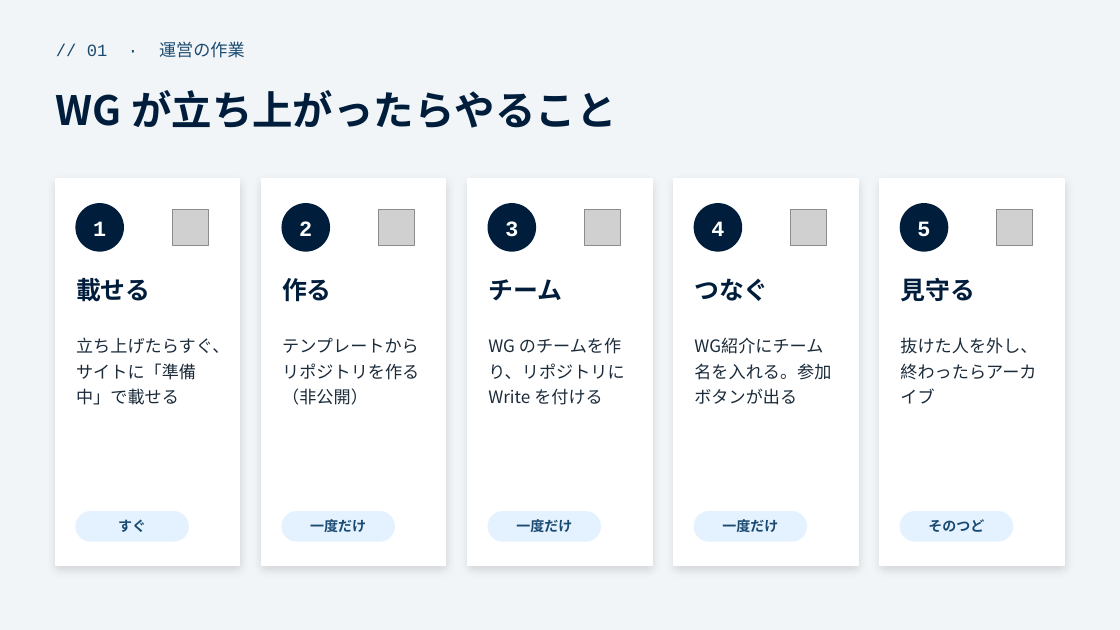
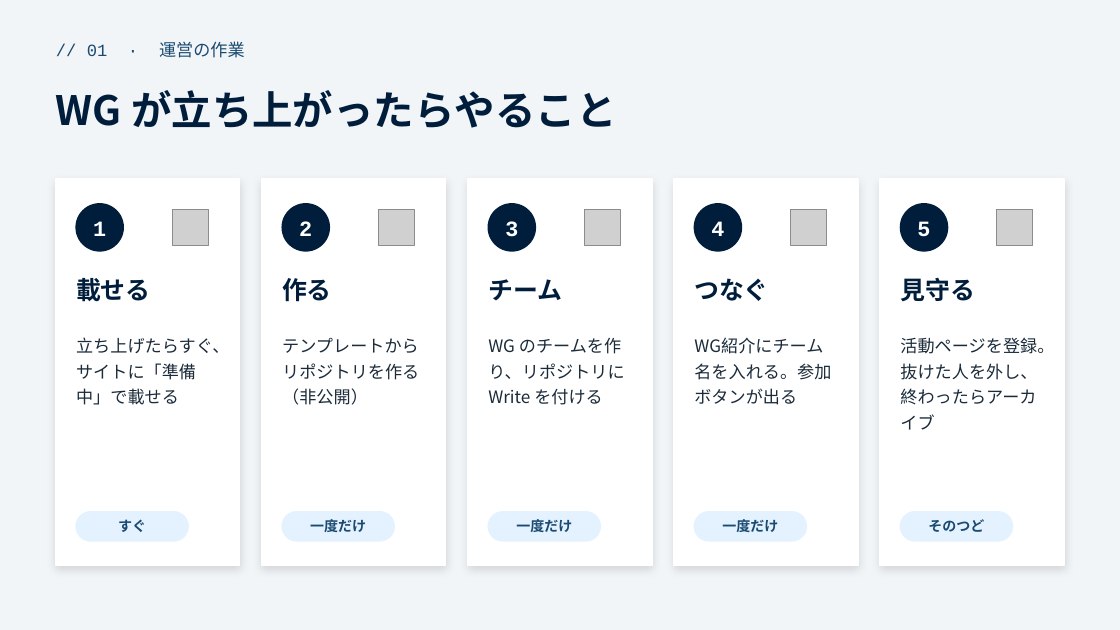
Before and after one commit to funITclub/homepage, a slide deck: slide 2 of static/guide/01_リポジトリの作り方と運用.pptx. Drawn at 1120x630 pixels with LibreOffice and Linux fonts; fonts in the diff are those of the drawing; grey boxes stand for pictures. Boxes give left, top, right and bottom in pixels: in the first picture for what was removed or moved away, otherwise in the second. Text is boxed around its words. In the diff, an @@ line names an element or a change of style, - is before the commit and + after.

```diff
--- a/static/guide/01_リポジトリの作り方と運用.pptx
+++ b/static/guide/01_リポジトリの作り方と運用.pptx
@@ text at [900, 337, 1054, 430]: text changed @@
-抜けた人を外し、終わったらアーカイブ
+活動ページを登録。抜けた人を外し、終わったらアーカイブ
```
Also in this commit, not shown: 5 other slides changed, 6 other files.
